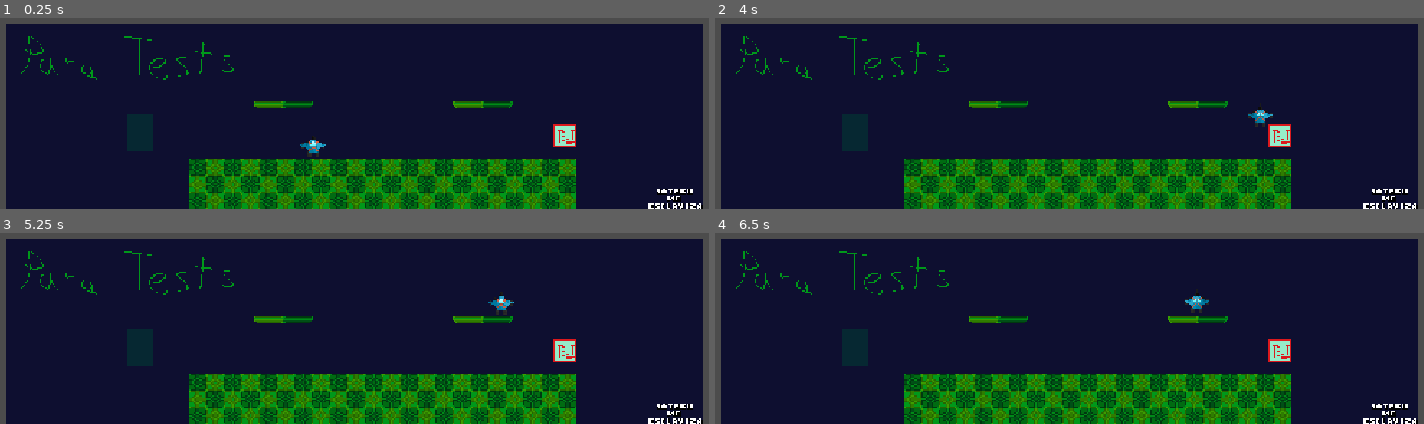
Above: before the commit, frames 1-4 (two rows, left to right).
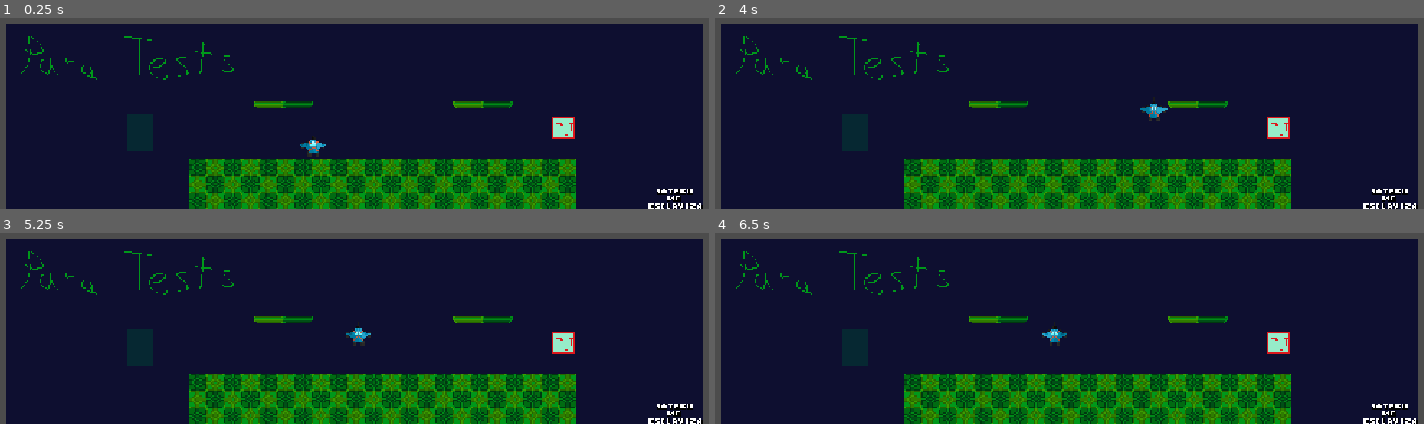
Above: after the commit, the same moments.

Repository: SaternDev/PixelVs2D
Game: Godot game, scene res://Scenes/SceneMap1.tscn
Two runs of this game, one before a commit and one after it. Both use one fixed random seed, a clock stepped at 60 frames per second and the inputs below.
Inputs:
- Up to frame 1 (0.25 s): no input
- Up to frame 2 (4 s): tap Enter at 0.5 s; hold D (Derecha) 0.53-2.03 s; tap Space (Salto) at 0.77, 1.52, 3.02, 3.77 s; hold A (Izquierda) 2.03-2.78 s; hold D (Derecha) from 2.78 s (still down)
- Up to frame 3 (5.25 s): release D (Derecha) at 4.28 s; hold A (Izquierda) 4.28-5.03 s; tap Space (Salto) at 4.52 s; hold D (Derecha) from 5.03 s (still down)
- Up to frame 4 (6.5 s): release D (Derecha) at 5.78 s; hold A (Izquierda) from 5.78 s (still down); tap Space (Salto) at 6.02 s

The runs differ from the first frame. In frame 1, 0.4% of the frame differs, in the area x 77-82%, y 51-68%; in frame 2, 0.7%; in frame 3, 0.7%, in the area x 48-82%, y 31-68%; in frame 4, 0.7%.

Commit message:
Knockback System and Tester
He implementado el sistema de knockback utilizando un tester

Diff:
--- a/Resources/player1.tscn
+++ b/Resources/player1.tscn
@@ -5,7 +5,7 @@
 
 [sub_resource type="CapsuleShape2D" id="CapsuleShape2D_rslic"]
 
-[node name="CharacterBody2D" type="CharacterBody2D"]
+[node name="Player1" type="CharacterBody2D"]
 scale = Vector2(1.2707069, 1.2707069)
 script = ExtResource("1_rslic")
 
@@ -15,3 +15,8 @@
 
 [node name="CollisionShape2D" type="CollisionShape2D" parent="."]
 shape = SubResource("CapsuleShape2D_rslic")
+
+[node name="KnockbackWaiting" type="Timer" parent="."]
+wait_time = 0.3
+
+[connection signal="timeout" from="KnockbackWaiting" to="." method="_on_knockback_waiting_timeout"]
--- /dev/null
+++ b/Resources/test_hit_receiber.tscn
@@ -0,0 +1,20 @@
+[gd_scene load_steps=4 format=3 uid="uid://dhoc7p2rbb0tu"]
+
+[ext_resource type="Script" uid="uid://csjkdqvw84g87" path="res://Scripts/test_hit_sender.gd" id="1_5fk5g"]
+[ext_resource type="Texture2D" uid="uid://dv07vvnftllw0" path="res://Sprites/HitRecibeTester.png" id="1_nvvc8"]
+
+[sub_resource type="RectangleShape2D" id="RectangleShape2D_5fk5g"]
+size = Vector2(32, 32)
+
+[node name="TestHit_Receiber" type="Area2D"]
+collision_layer = 3
+script = ExtResource("1_5fk5g")
+cantitiKnockback = 20
+
+[node name="Sprite2D" type="Sprite2D" parent="."]
+texture = ExtResource("1_nvvc8")
+
+[node name="CollisionShape2D" type="CollisionShape2D" parent="."]
+shape = SubResource("RectangleShape2D_5fk5g")
+
+[connection signal="body_entered" from="." to="." method="_on_body_entered"]
--- a/Resources/tester_hit_receiber.tscn
+++ /dev/null
@@ -1,14 +0,0 @@
-[gd_scene load_steps=3 format=3 uid="uid://b44q6cigtixvu"]
-
-[ext_resource type="Texture2D" uid="uid://dv07vvnftllw0" path="res://Sprites/HitRecibeTester.png" id="1_suupi"]
-
-[sub_resource type="RectangleShape2D" id="RectangleShape2D_b7anr"]
-size = Vector2(32, 32)
-
-[node name="TesterHitReceiber" type="StaticBody2D"]
-
-[node name="Sprite2D" type="Sprite2D" parent="."]
-texture = ExtResource("1_suupi")
-
-[node name="CollisionShape2D" type="CollisionShape2D" parent="."]
-shape = SubResource("RectangleShape2D_b7anr")
--- a/Scenes/SceneMap1.tscn
+++ b/Scenes/SceneMap1.tscn
@@ -2,15 +2,15 @@
 
 [ext_resource type="PackedScene" uid="uid://md8o8cx2y4mj" path="res://Resources/map1.tscn" id="1_mf3p7"]
 [ext_resource type="PackedScene" uid="uid://bu2iierpxiy1w" path="res://Resources/player1.tscn" id="2_nf5f6"]
-[ext_resource type="PackedScene" uid="uid://b44q6cigtixvu" path="res://Resources/tester_hit_receiber.tscn" id="3_f1giu"]
+[ext_resource type="PackedScene" uid="uid://dhoc7p2rbb0tu" path="res://Resources/test_hit_receiber.tscn" id="3_f1giu"]
 
 [node name="Node2D" type="Node2D"]
 
 [node name="Map1" parent="." instance=ExtResource("1_mf3p7")]
 position = Vector2(570, 515)
 
-[node name="CharacterBody2D" parent="." instance=ExtResource("2_nf5f6")]
+[node name="Player1" parent="." instance=ExtResource("2_nf5f6")]
 position = Vector2(510.00003, 555)
 
-[node name="TesterHitReceiber" parent="." instance=ExtResource("3_f1giu")]
-position = Vector2(872, 542)
+[node name="TestHit_Receiber" parent="." instance=ExtResource("3_f1giu")]
+position = Vector2(870, 531)
--- a/Scripts/player1_controller.gd
+++ b/Scripts/player1_controller.gd
@@ -1,9 +1,12 @@
-class_name Character
+class_name Player
 extends CharacterBody2D
 
 const  SPEED = 180.0
 
+@onready var knockback_waiting: Timer = $KnockbackWaiting
+
 var LIFES = 3
+var hitCounts = 0
 @export var jump_velocity = -300.0
 @export var respawnLocation:Vector2 = Vector2(510., 550.)
 
@@ -21,10 +24,9 @@
 
 	var direction := Input.get_axis("Izquierda", "Derecha")
 
-	if not inKnockback:
-		# Add the gravity.
-		if not is_on_floor():
-			velocity += get_gravity() * delta
+	# Add the gravity.
+	if not is_on_floor() and not inKnockback:
+		velocity += get_gravity() * delta
 
 	#Restart Double Jump
 	if is_on_floor():
@@ -45,14 +47,11 @@
 	if direction != 0:
 		$Sprite2D.scale.x = direction
 
-	#No te deja moverte cuando estas reciviendo knockback
-	if not inKnockback:
-		# Get the input direction and handle the movement/deceleration.
-		if direction:
-			velocity.x = direction * SPEED
-		else:
-			velocity.x = move_toward(velocity.x, 0, SPEED)
-
+	# Get the input direction and handle the movement/deceleration.
+	if direction and not inKnockback:
+		velocity.x = direction * SPEED
+	else:
+		velocity.x = move_toward(velocity.x, 0, SPEED)
 
 	move_and_slide()
 
@@ -61,6 +60,22 @@
 	print("Player has dead")
 
 
-func recibirKnockback(cantidadKnockback):
-	#Futura función para recibir knockback y que te lance hacia atrás
-	print("Knockback")
+func recibirKnockback(directionRightAttac, cantitiKnockback):
+	#Función para recibir knockback y que te lance hacia atrás
+	inKnockback = true
+	if knockback_waiting.is_stopped():
+		knockback_waiting.start(0.2 + hitCounts*0.01)
+	else:
+		knockback_waiting.start(0.2 + hitCounts*0.01)
+
+	if directionRightAttac:
+		velocity.x = -1 * (cantitiKnockback * 100) - hitCounts * 100
+	else:
+		velocity.x = 1 * (cantitiKnockback * 100) + hitCounts * 100
+
+	hitCounts += 1
+	move_and_slide()
+
+
+func _on_knockback_waiting_timeout() -> void:
+	inKnockback = false
--- /dev/null
+++ b/Scripts/test_hit_sender.gd
@@ -0,0 +1,20 @@
+extends Area2D
+
+@export var rightAttack = true
+@export var cantitiKnockback = 100
+
+
+# Called when the node enters the scene tree for the first time.
+func _ready() -> void:
+	pass # Replace with function body.
+
+
+# Called every frame. 'delta' is the elapsed time since the previous frame.
+func _process(_delta: float) -> void:
+	pass
+
+func _on_body_entered(body: Node2D) -> void:
+	if body is Player:
+		print("Hit Player")
+		if body.has_method("recibirKnockback"):
+			body.recibirKnockback(rightAttack, cantitiKnockback)
Not shown, added: Scripts/test_hit_sender.gd.uid
